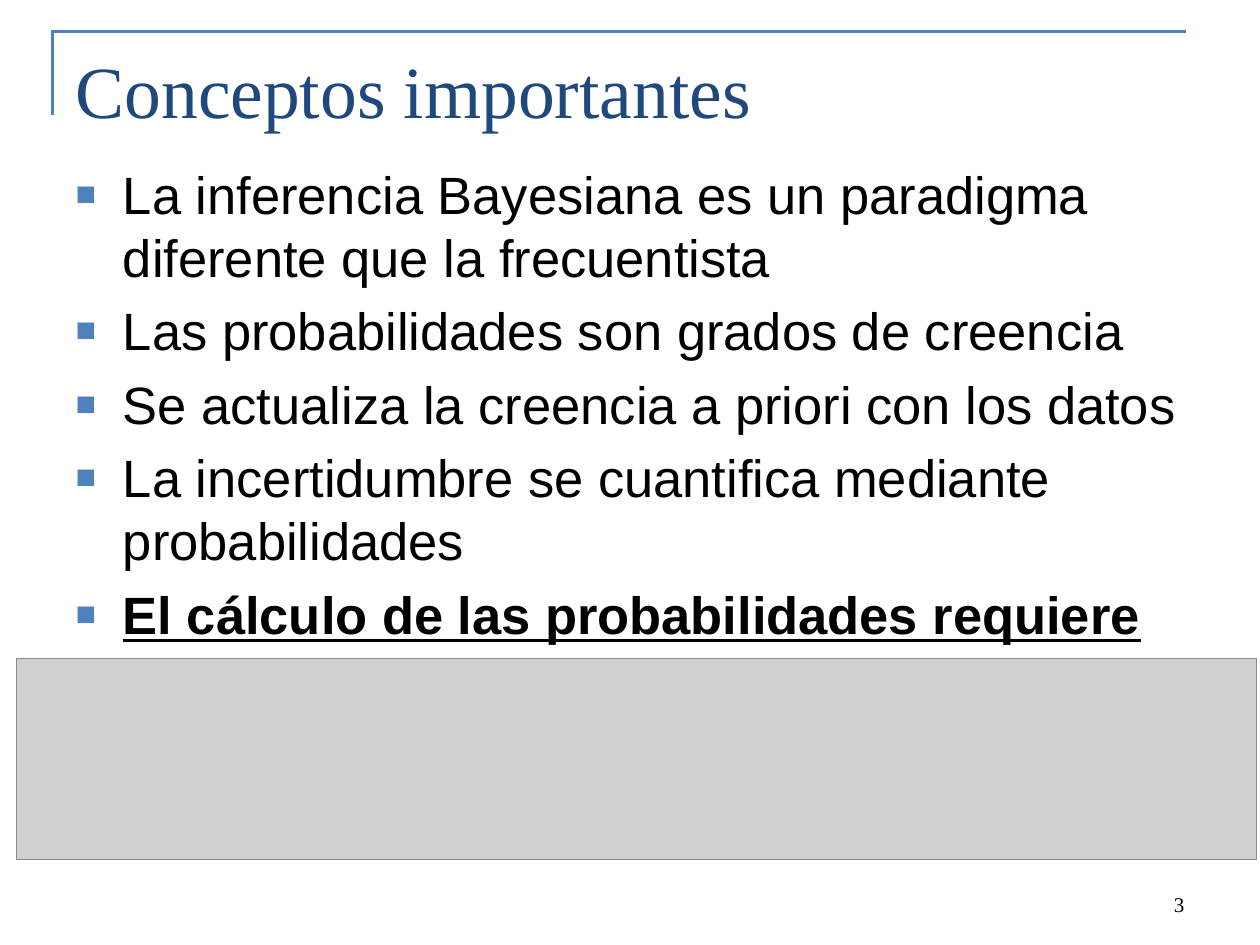
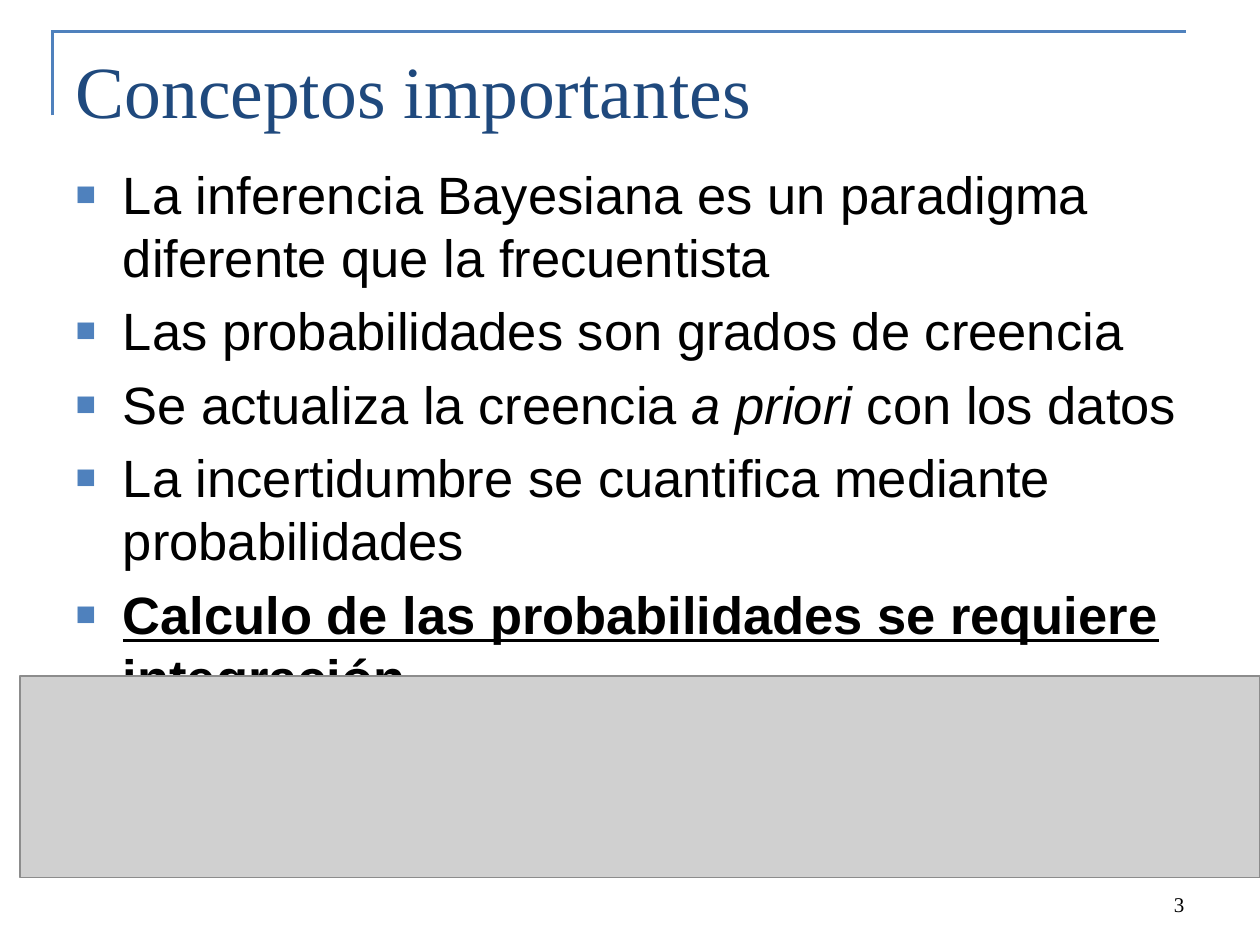
Before and after one commit to colemonnahan/bayes_workshop, a slide deck: slide 3 of dia2/lecture2_bayes.pptx. Drawn at 1260x945 pixels with LibreOffice and Linux fonts; fonts in the diff are those of the drawing; grey boxes stand for pictures. Boxes give left, top, right and bottom in pixels: in the first picture for what was removed or moved away, otherwise in the second. Text is boxed around its words. In the diff, an @@ line names an element or a change of style, - is before the commit and + after.

```diff
--- a/dia2/lecture2_bayes.pptx
+++ b/dia2/lecture2_bayes.pptx
@@ text at bbox=[123, 386, 1176, 435]: italic on in "a priori" @@
@@ text at bbox=[123, 596, 1157, 677]: text changed @@
-■ El cálculo de las probabilidades requiere integración
+■ Calculo de las probabilidades se requiere integración
@@ picture: place and size @@
-picture at bbox=[16, 659, 1256, 861]
+picture at bbox=[20, 677, 1260, 878]
```
Also in this commit, not shown: 9 other slides changed, 4 other files.
